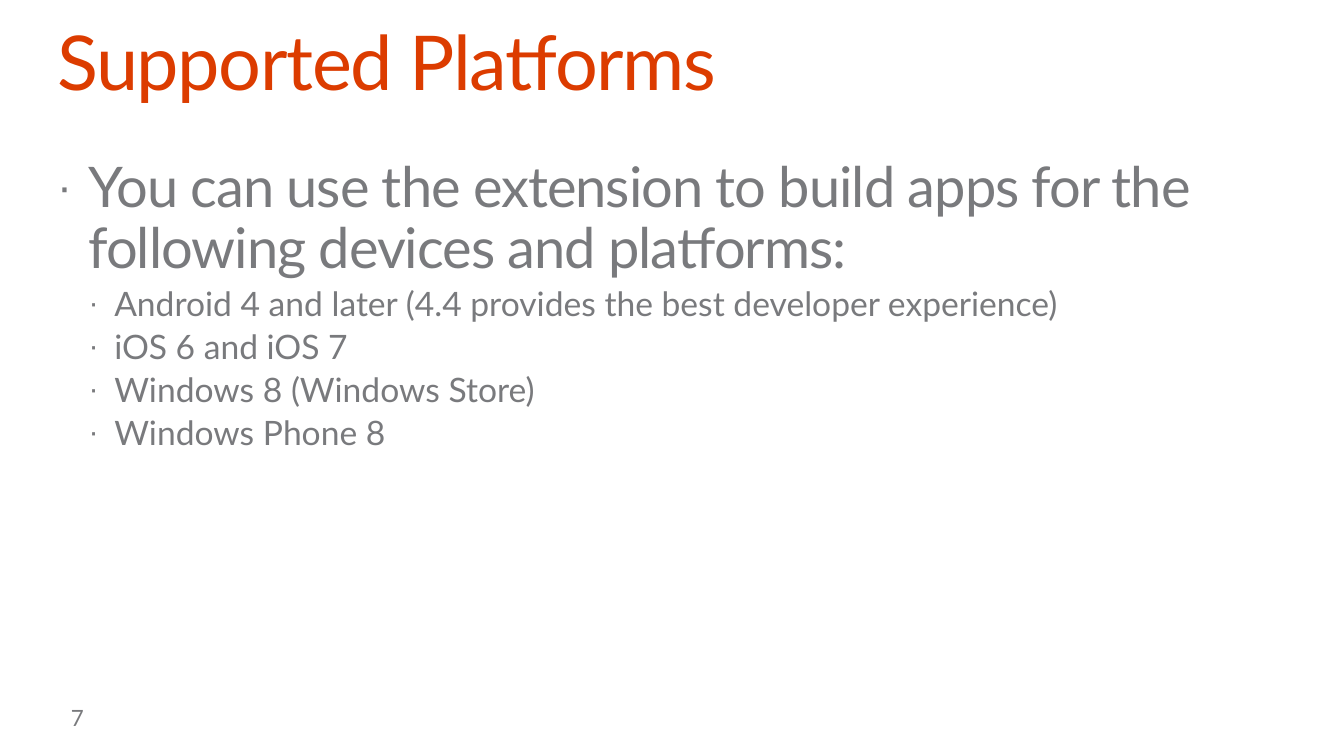
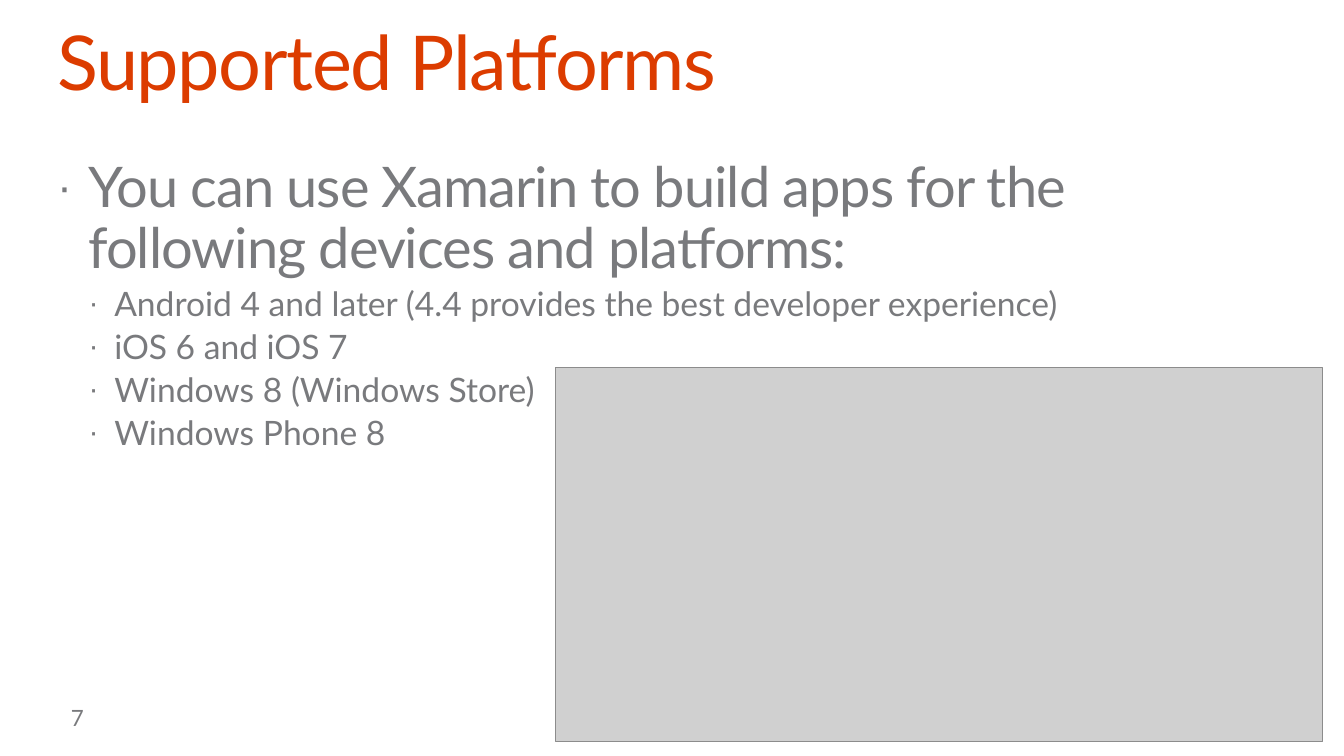
Before and after one commit to OfficeDev/TrainingContent, a slide deck: slide 7 of O3654-6 Deep dive into native Xamarin Development with Office 365 APIs/O3654-6 Deep dive into native Xamarin Development with Office 365 APIs.pptx. Drawn at 1344x756 pixels with LibreOffice and Linux fonts; fonts in the diff are those of the drawing; grey boxes stand for pictures; background and template pictures are left out. Boxes give left, top, right and bottom in pixels: in the first picture for what was removed or moved away, otherwise in the second. Text is boxed around its words. In the diff, an @@ line names an element or a change of style, - is before the commit and + after.

Commit message:
Xamarin Deck

```diff
--- a/O3654-6 Deep dive into native Xamarin Development with Office 365 APIs/O3654-6 Deep dive into native Xamarin Development with Office 365 APIs.pptx
+++ b/O3654-6 Deep dive into native Xamarin Development with Office 365 APIs/O3654-6 Deep dive into native Xamarin Development with Office 365 APIs.pptx
@@ text at (89,166,1066,278): text changed @@
-· You can use the extension to build apps for the following devices and platforms:
+· You can use Xamarin to build apps for the following devices and platforms:
@@ picture added at (556,368,1323,742) @@
```
Also in this commit, not shown: 7 other slides changed, 26 slides added, 31 slides removed.
